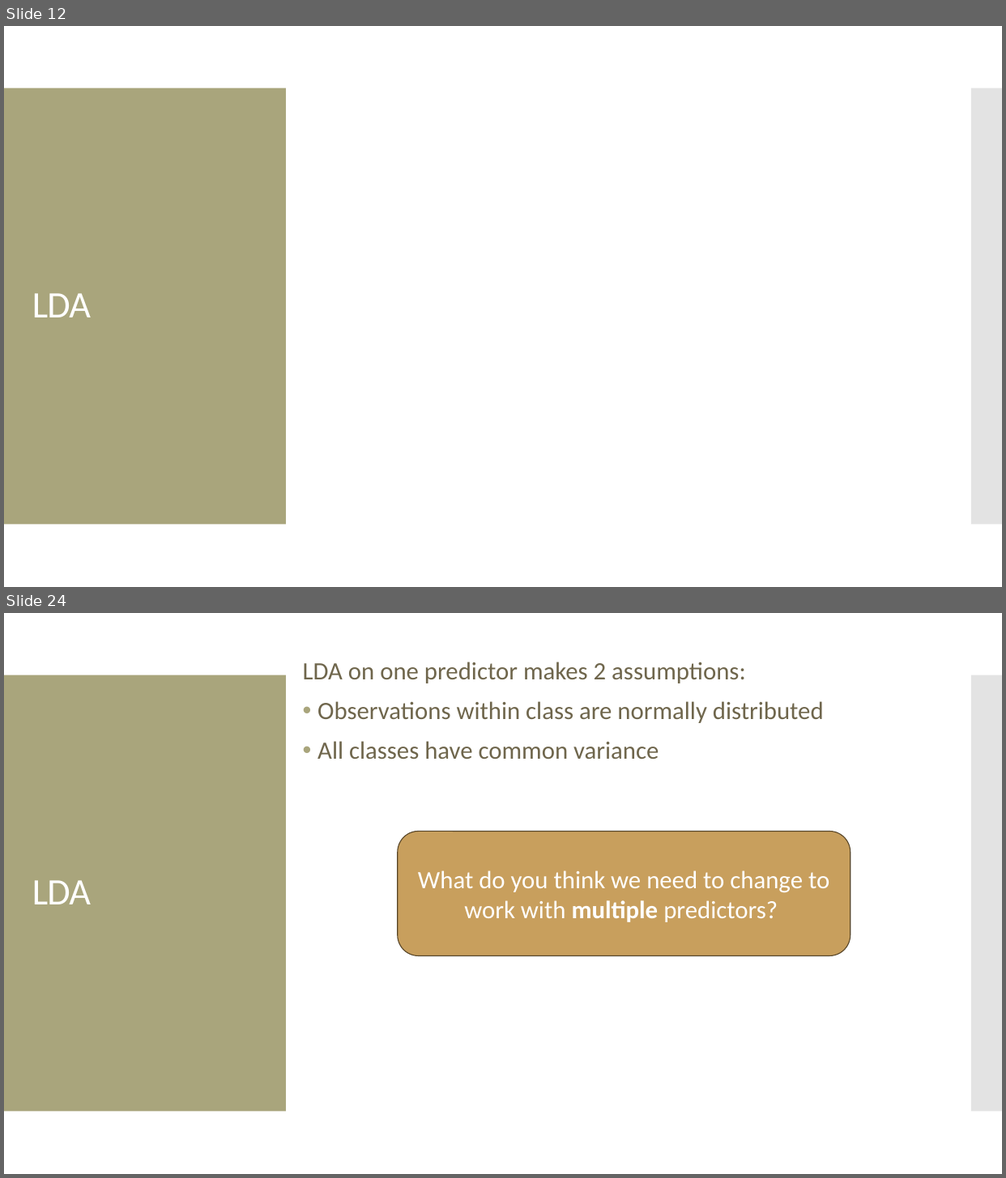
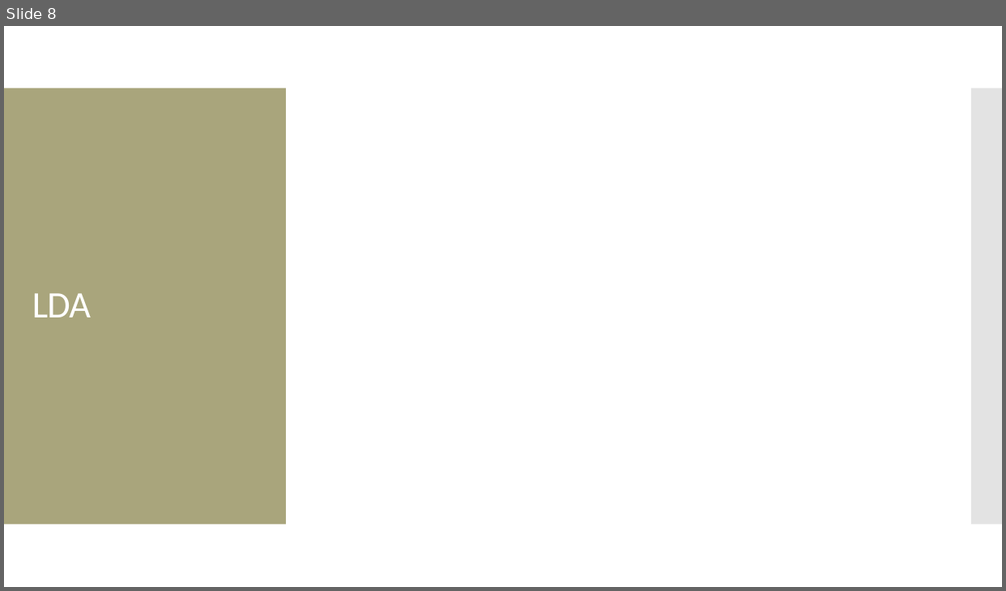
Before and after one commit to amosca01/CAIS380ML-S24, a slide deck: slides/08-QDA-naive-bayes.pptx. Shown one above the other, each under a label of ours: slides 12 and 24 before the commit, slide 8 after it; the slides between them are not shown. The pictures are 1006x1178 and 1006x591 pixels, drawn with LibreOffice and Linux fonts; fonts in the diff are those of the drawing; grey boxes stand for pictures. Boxes give left, top, right and bottom in pixels: in the first picture for what was removed or moved away, otherwise in the second. Text is boxed around its words. In the diff, an @@ line names an element or a change of style, - is before the commit and + after.

Commit message:
class

```diff
--- a/slides/08-QDA-naive-bayes.pptx
+++ b/slides/08-QDA-naive-bayes.pptx
@@ slide 24 removed at (x1=4, y1=613, x2=1002, y2=1174), background #FFFFFF; not listed: 2 template elements that a slide beside it also shows @@
@@ text removed at (x1=303, y1=662, x2=824, y2=759) @@
-LDA on one predictor makes 2 assumptions:
-• Observations within class are normally distributed
-• All classes have common variance
@@ rounded rectangle removed at (x1=398, y1=832, x2=850, y2=956) @@
-What do you think we need to change to work with multiple predictors?
@@ title removed at (x1=32, y1=880, x2=91, y2=905) @@
-LDA
@@ what was slide 12 is now slide 8 @@
```
Also in this commit, not shown: 3 slides changed, 15 slides added, 30 other slides removed, 9 other files.
